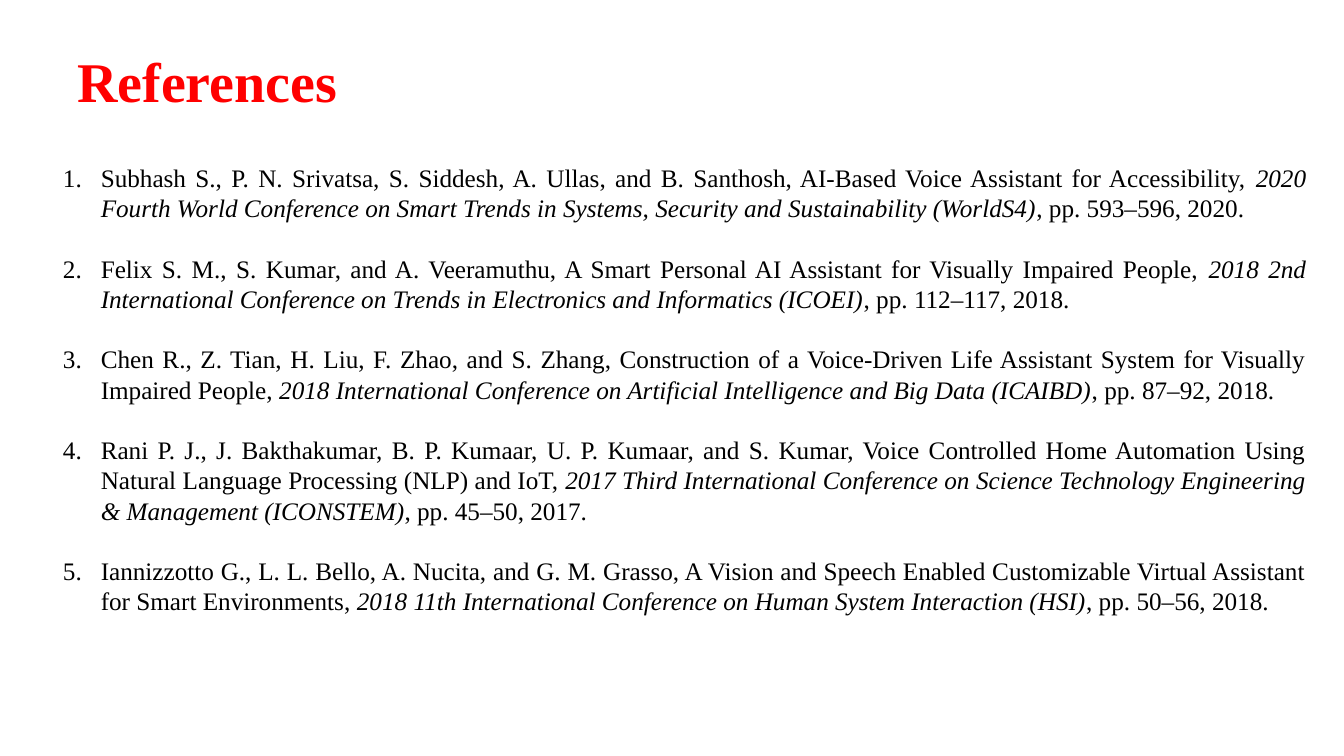
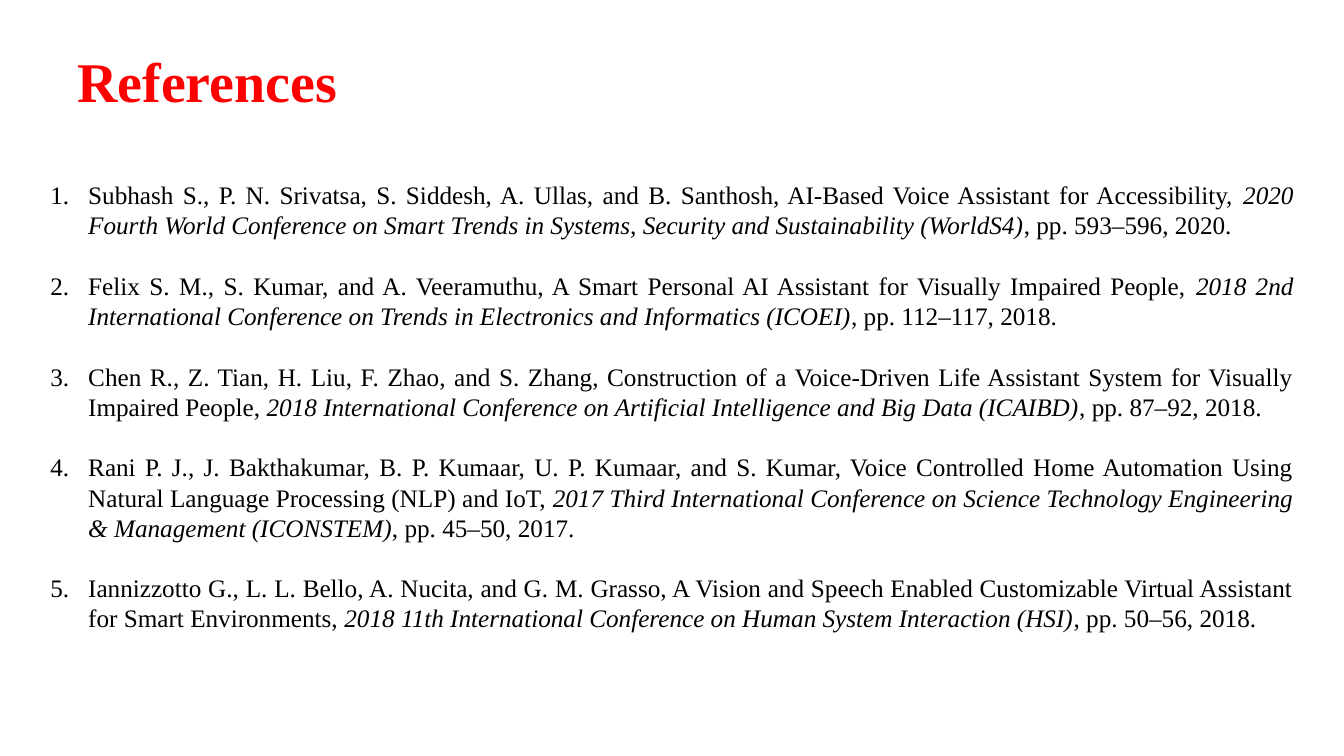
Before and after one commit to Aashif786/Coding_Assistant, a slide deck: slide 15 of docs/ppts/batch20 1st review.pptx (slide 14 before the commit). Drawn at 1344x756 pixels with LibreOffice and Linux fonts; fonts in the diff are those of the drawing; background and template pictures are left out. Boxes give left, top, right and bottom in pixels: in the first picture for what was removed or moved away, otherwise in the second. Text is boxed around its words. In the diff, an @@ line names an element or a change of style, - is before the commit and + after.

```diff
--- a/docs/ppts/batch20 1st review.pptx
+++ b/docs/ppts/batch20 1st review.pptx
@@ text "Subhash S., P. N. Srivatsa, ...": place and size @@
-text "Subhash S., P. N. Srivatsa, ..." at (101,169,1306,616)
+text "Subhash S., P. N. Srivatsa, ..." at (88,186,1294,633)
```
Also in this commit, not shown: 4 other slides changed, 9 slides added, 8 slides removed, 12 other files.
